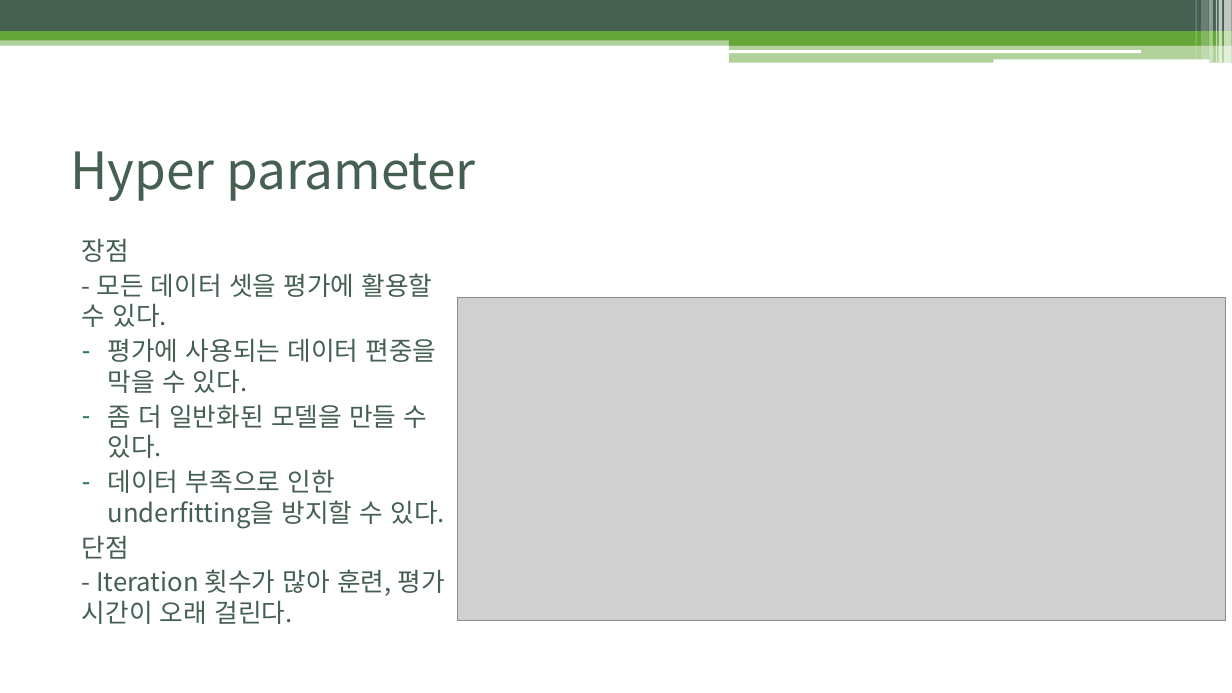
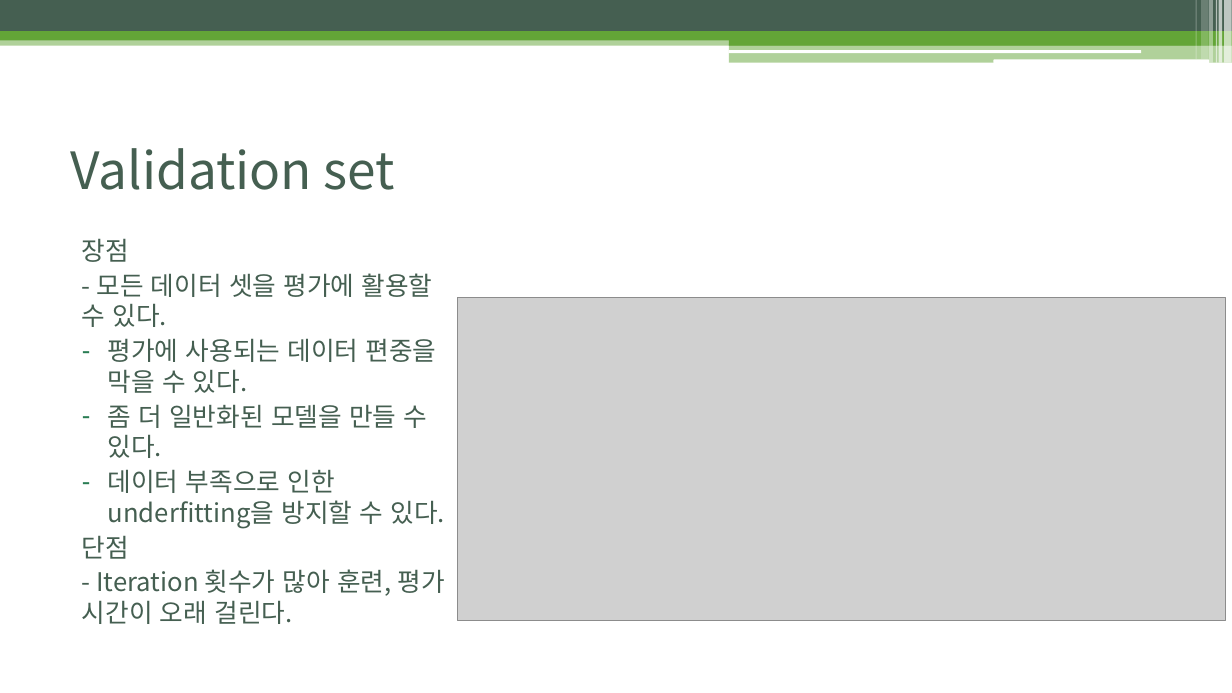
Before and after one commit to BLINK-ONCE/Storage, a slide deck: slide 17 of files/ppt/5.2.2, 5.3 Regularization, Hyperparameters, Validation Sets,.pptx. Drawn at 1232x693 pixels with LibreOffice and Linux fonts; fonts in the diff are those of the drawing; grey boxes stand for pictures. Boxes give left, top, right and bottom in pixels: in the first picture for what was removed or moved away, otherwise in the second. Text is boxed around its words. In the diff, an @@ line names an element or a change of style, - is before the commit and + after.

```diff
--- a/files/ppt/5.2.2, 5.3 Regularization, Hyperparameters, Validation Sets,.pptx
+++ b/files/ppt/5.2.2, 5.3 Regularization, Hyperparameters, Validation Sets,.pptx
@@ title at <box>71,148,394,190</box>: text changed @@
-Hyper parameter
+Validation set
```
Also in this commit, not shown: 2 other slides changed.
